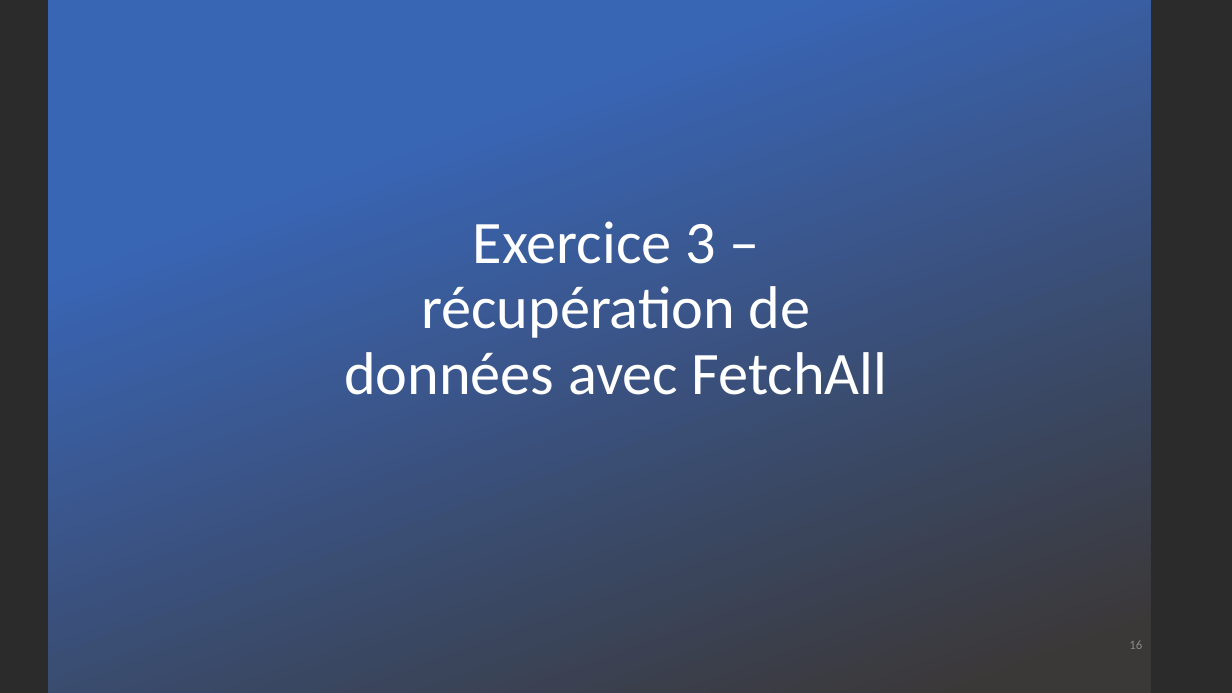
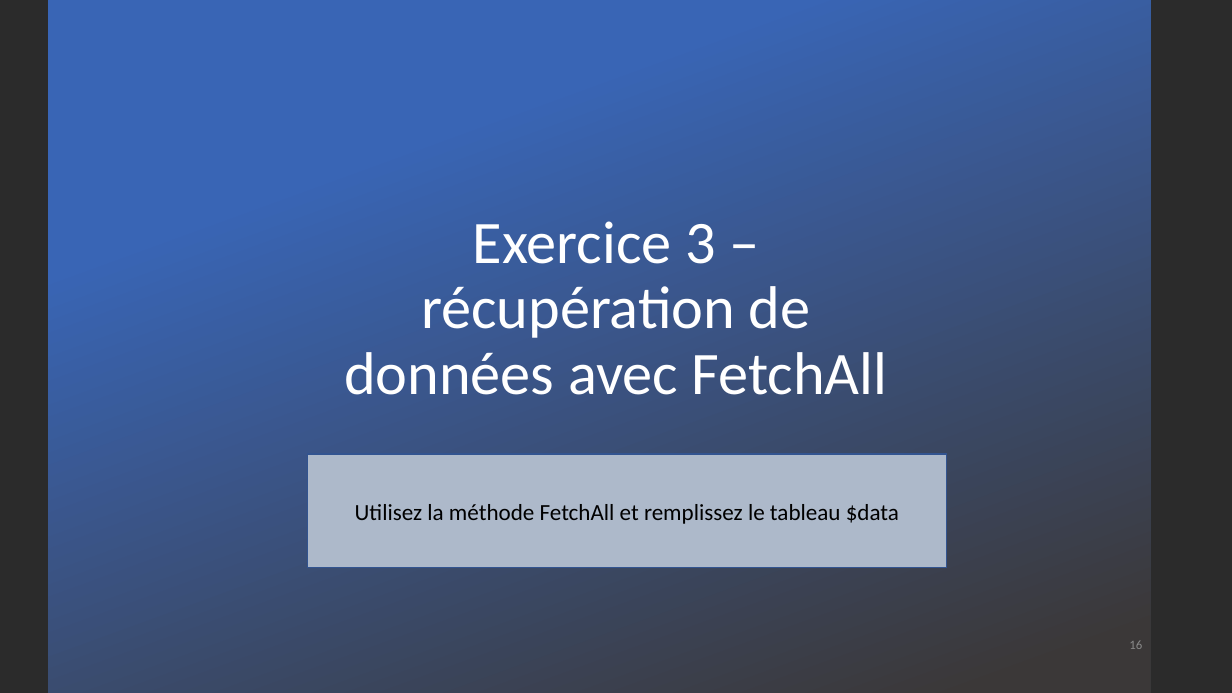
Before and after one commit to DylanMielot/FormationFormateur, a slide deck: slide 16 of Formation de formateur.pptx. Drawn at 1232x693 pixels with LibreOffice and Linux fonts; fonts in the diff are those of the drawing; background and template pictures are left out; a plain dark background stands for a picture behind light text. Boxes give left, top, right and bottom in pixels: in the first picture for what was removed or moved away, otherwise in the second. Text is boxed around its words. In the diff, an @@ line names an element or a change of style, - is before the commit and + after.

```diff
--- a/Formation de formateur.pptx
+++ b/Formation de formateur.pptx
@@ rectangle added at bbox=[308, 454, 946, 567], fill #ADB9CA, outline #325491 1 pt, 18 pt, text #000000 @@
+Utilisez la méthode FetchAll et remplissez le tableau $data
```
Also in this commit, not shown: 13 other slides changed, 1 slide added, 2 slides removed, 1 other file.
